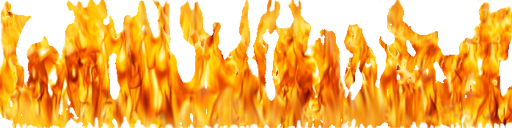
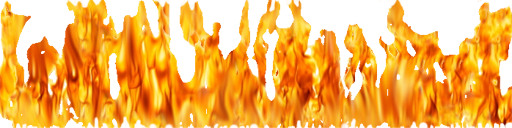
Revision of a layered w=512, h=128 image; what changed, layer by layer:
renamed "Layer 1" to "Color +Mask", painted on it over [0, 4, 512, 128]
